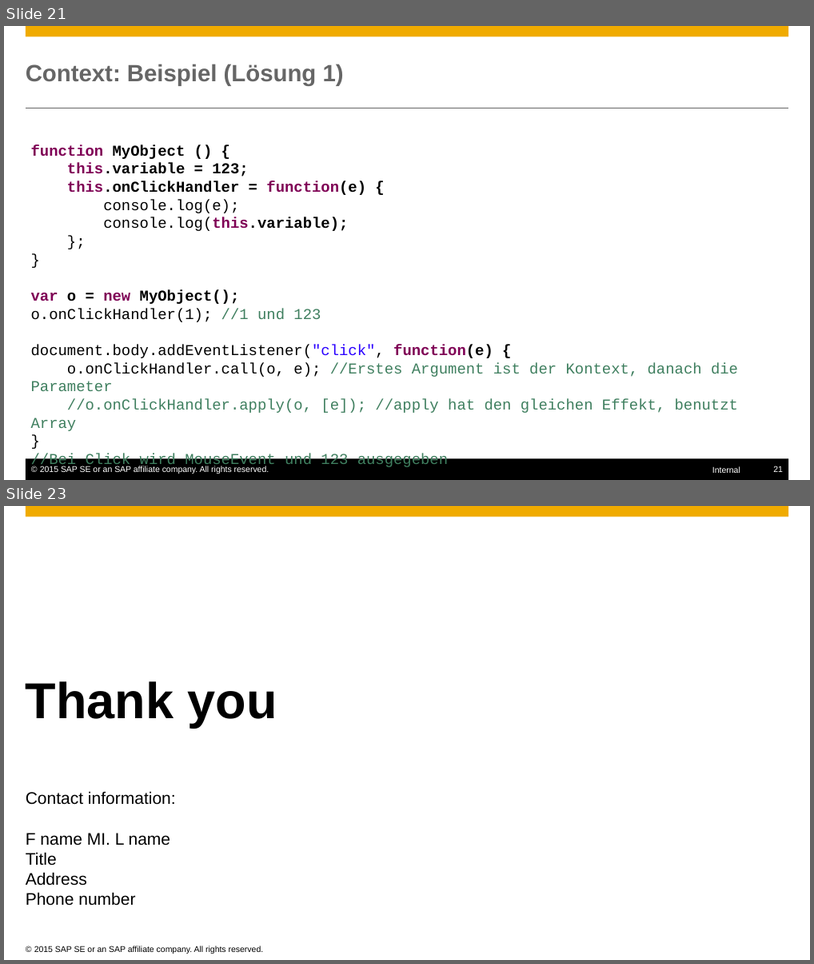
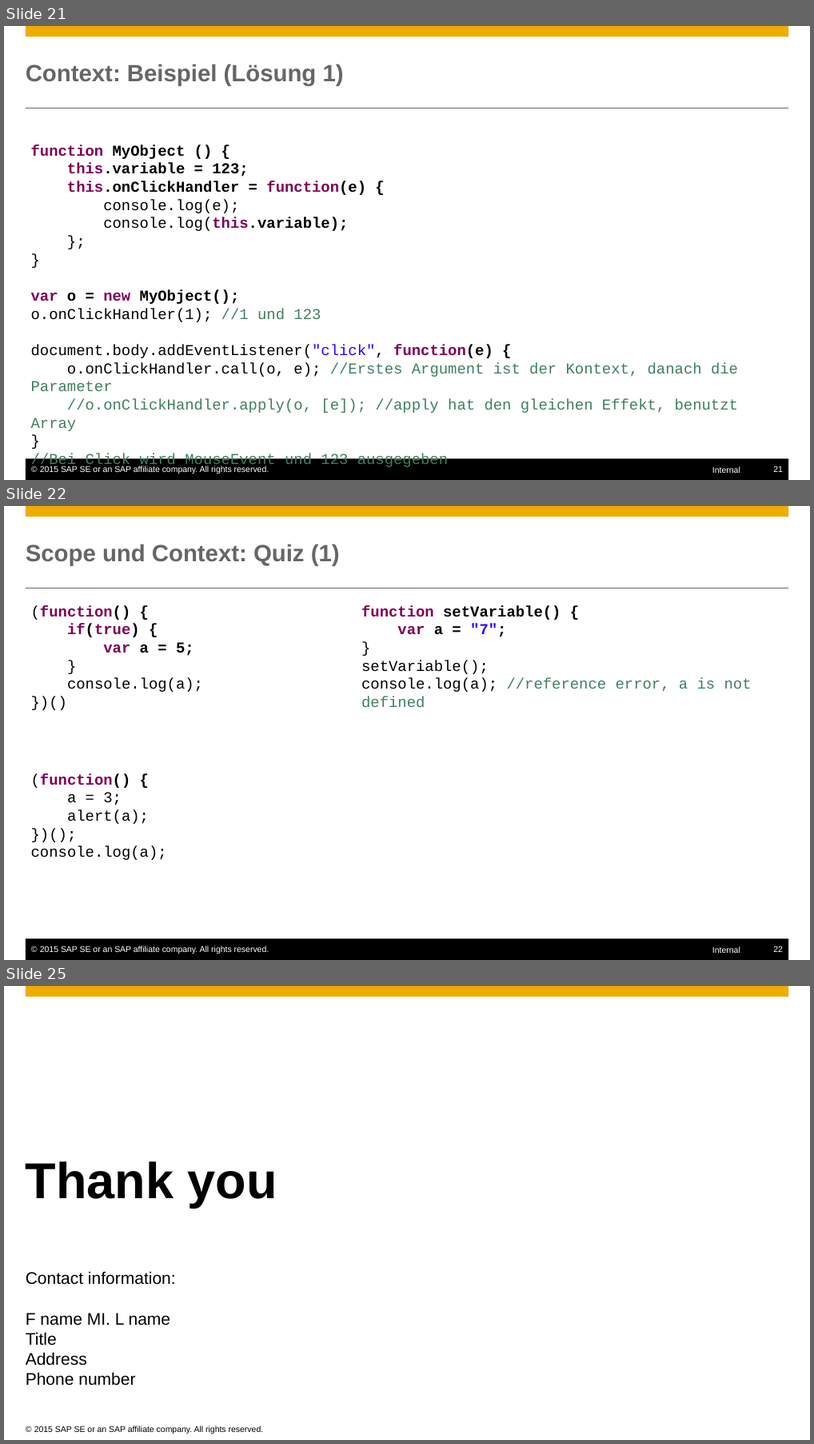
Before and after one commit to ofrendo/JSCrossCourse, a slide deck: OllisTeile.pptx. Shown one above the other, each under a label of ours: slides 21 and 23 before the commit, slides 21, 22 and 25 after it; the slides between them are not shown. The pictures are 814x964 and 814x1444 pixels, drawn with LibreOffice and Linux fonts; fonts in the diff are those of the drawing; background and template pictures are left out. Boxes give left, top, right and bottom in pixels: in the first picture for what was removed or moved away, otherwise in the second. Text is boxed around its words. In the diff, an @@ line names an element or a change of style, - is before the commit and + after.

```diff
--- a/OllisTeile.pptx
+++ b/OllisTeile.pptx
@@ slide 22 added at (4, 506, 810, 960), background #FFFFFF; not listed: 6 template elements that a slide beside it also shows @@
@@ title added at (26, 544, 340, 566), 28 pt, text #666666, bold @@
+Scope und Context: Quiz (1)
@@ text added at (31, 605, 203, 692), 18 pt, text #000000, bold @@
+(function() {
+if(true) {
+var a = 5;
+}
+console.log(a);
+})()
@@ text added at (362, 605, 752, 692), 18 pt, text #000000 @@
+function setVariable() {
+var a = "7";
+}
+setVariable();
+console.log(a); //reference error, a is not defined
@@ text added at (31, 773, 167, 860), 18 pt, text #000000 @@
+(function() {
+a = 3;
+alert(a);
+})();
+console.log(a);
@@ what was slide 23 is now slide 25 @@
```
Also in this commit, not shown: 2 slides changed, 2 other slides added, 1 slide removed.
